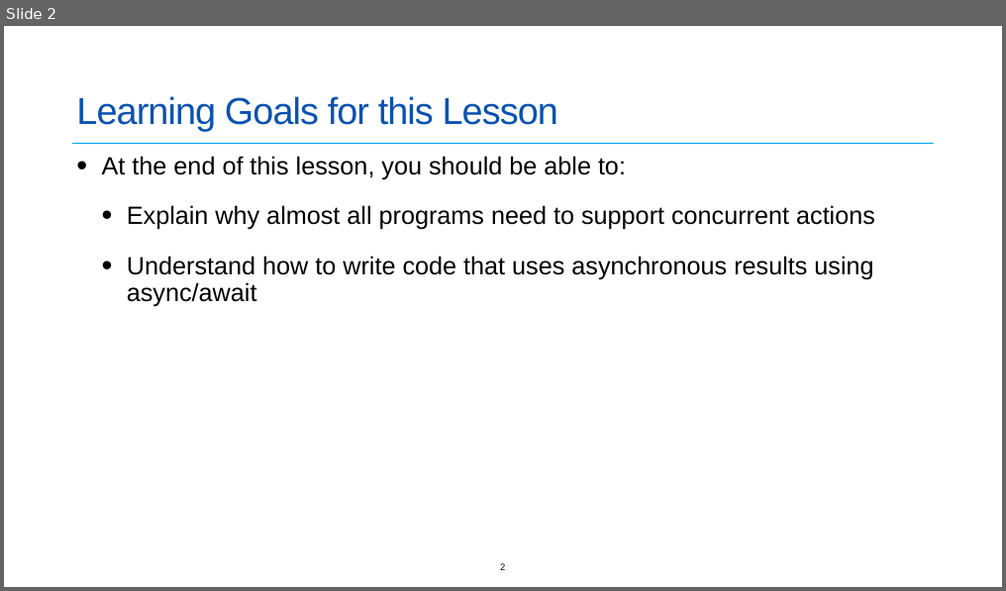
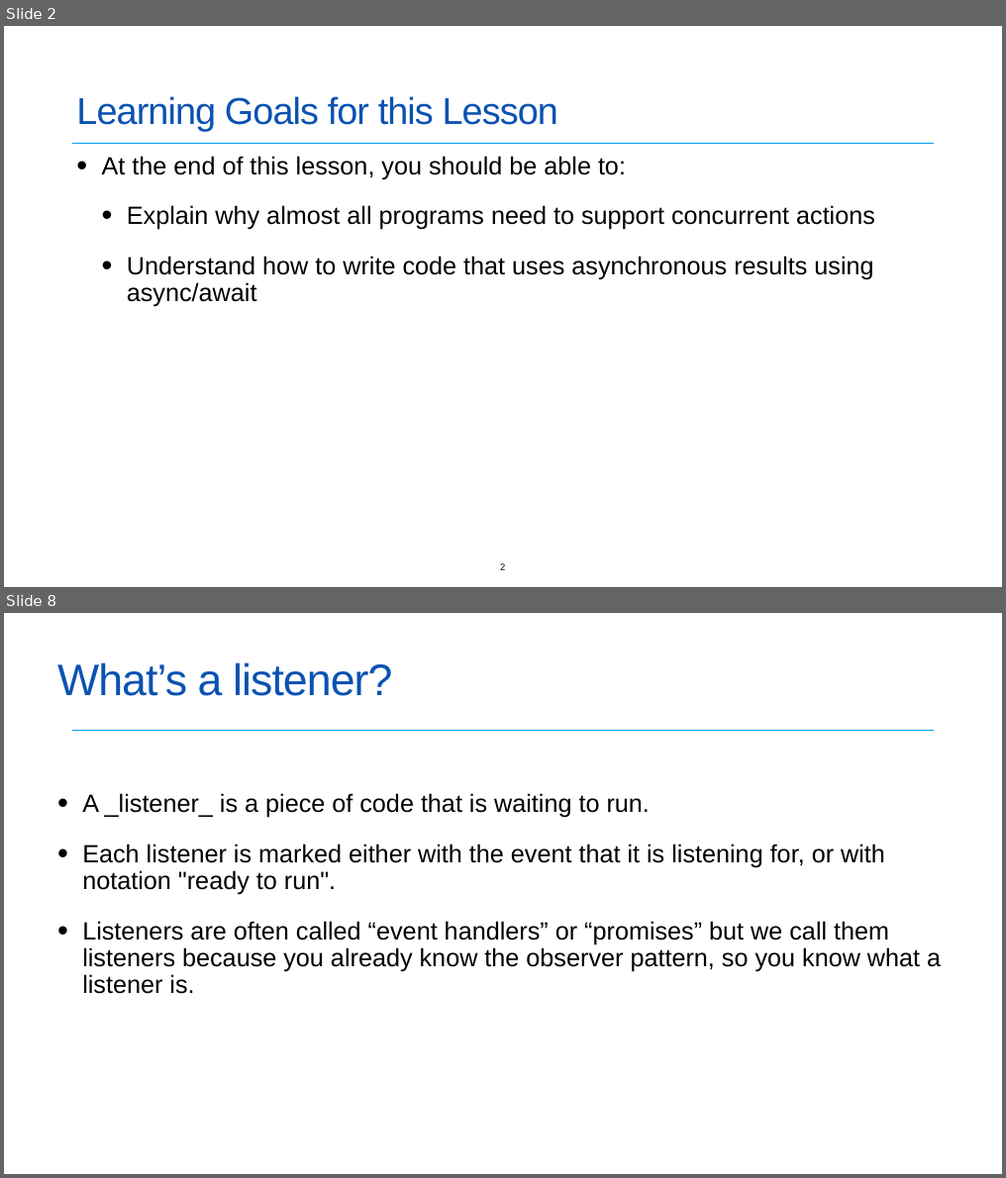
Before and after one commit to neu-se/CS4530-Spring-2022, a slide deck: Slides/Lesson 4.1 Concurrent Programming.pptx. Shown one above the other, each under a label of ours: slide 2 before the commit, slides 2 and 8 after it; the slides between them are not shown. The pictures are 1006x591 and 1006x1178 pixels, drawn with LibreOffice and Linux fonts; fonts in the diff are those of the drawing. Boxes give left, top, right and bottom in pixels: in the first picture for what was removed or moved away, otherwise in the second. Text is boxed around its words. In the diff, an @@ line names an element or a change of style, - is before the commit and + after.

```diff
--- a/Slides/Lesson 4.1 Concurrent Programming.pptx
+++ b/Slides/Lesson 4.1 Concurrent Programming.pptx
@@ slide 8 added at (4, 613, 1002, 1174), background #FFFFFF; not listed: 1 template element that a slide beside it also shows @@
@@ title added at (57, 663, 392, 696), 42.5 pt, text #0A52B1 @@
+What’s a listener?
@@ text added at (82, 793, 941, 994), 24 pt, text #000000 @@
+• A _listener_ is a piece of code that is waiting to run.
+• Each listener is marked either with the event that it is listening for, or with notation "ready to run".
+• Listeners are often called “event handlers” or “promises” but we call them listeners because you already know the observer pattern, so you know what a listener is.
```
Also in this commit, not shown: 1 slide changed, 18 other slides added, 7 slides removed.
